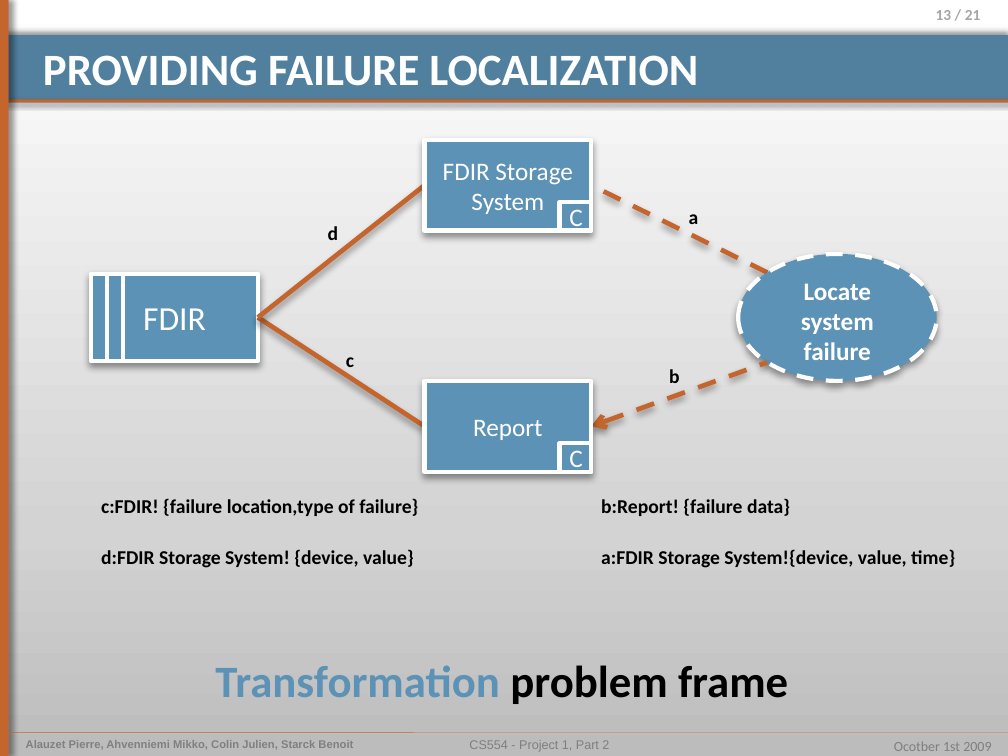
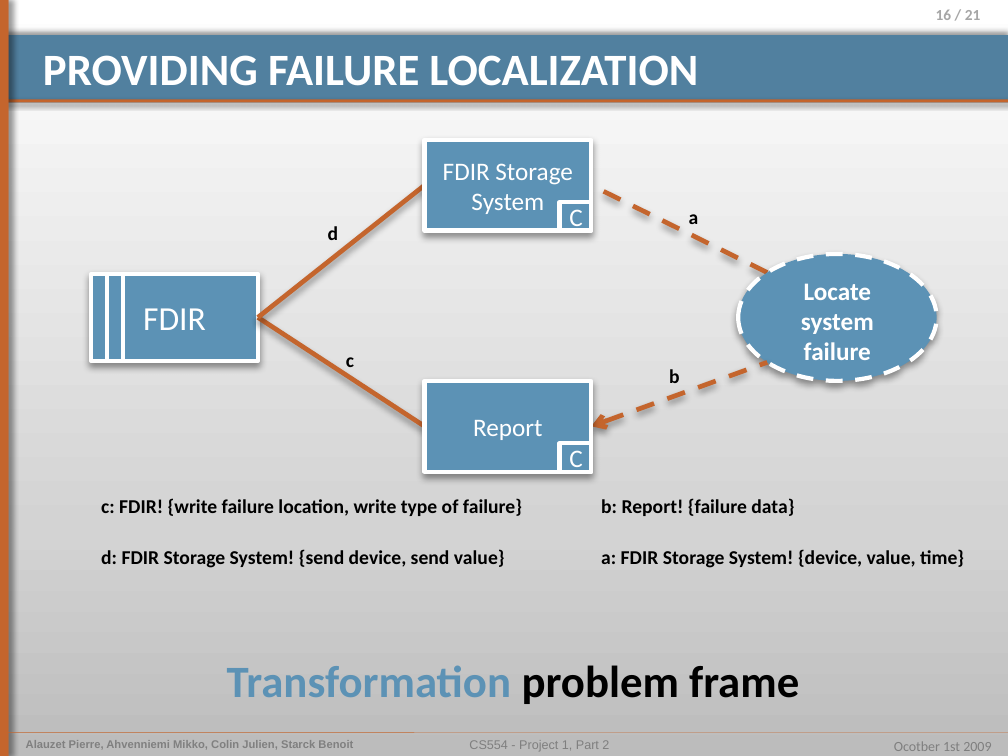
Before and after one commit to pierrealauzet/euroteam, a slide deck: slide 16 of Project 1/Part 2/CS554_EuroTeam_Problem_Frames.pptx (slide 13 before the commit). Drawn at 1008x756 pixels with LibreOffice and Linux fonts; fonts in the diff are those of the drawing. Boxes give left, top, right and bottom in pixels: in the first picture for what was removed or moved away, otherwise in the second. Text is boxed around its words. In the diff, an @@ line names an element or a change of style, - is before the commit and + after.

```diff
--- a/Project 1/Part 2/CS554_EuroTeam_Problem_Frames.pptx
+++ b/Project 1/Part 2/CS554_EuroTeam_Problem_Frames.pptx
@@ page number at <box>936,9,981,20</box>: text changed @@
-13 / 21
+16 / 21
@@ text at <box>101,498,522,516</box>: text changed @@
-c:FDIR! {failure location,type of failure}
+c: FDIR! {write failure location, write type of failure}
@@ text at <box>601,498,794,516</box>: spaces changed @@
-b:Report! {failure data}
+b: Report! {failure data}
@@ text at <box>101,549,505,568</box>: text changed @@
-d:FDIR Storage System! {device, value}
+d: FDIR Storage System! {send device, send value}
@@ text at <box>601,549,964,568</box>: spaces changed @@
-a:FDIR Storage System!{device, value, time}
+a: FDIR Storage System! {device, value, time}
@@ text "Transformation problem frame": place and size @@
-text "Transformation problem frame" at <box>215,665,788,704</box>
+text "Transformation problem frame" at <box>227,665,799,704</box>
```
Also in this commit, not shown: 10 other slides changed, 3 slides added, 2 slides removed.
